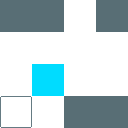
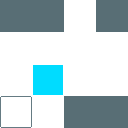
Layers edited between the first and the second 128 x 128 image:
painted on "Background" over [32, 64, 64, 96]
